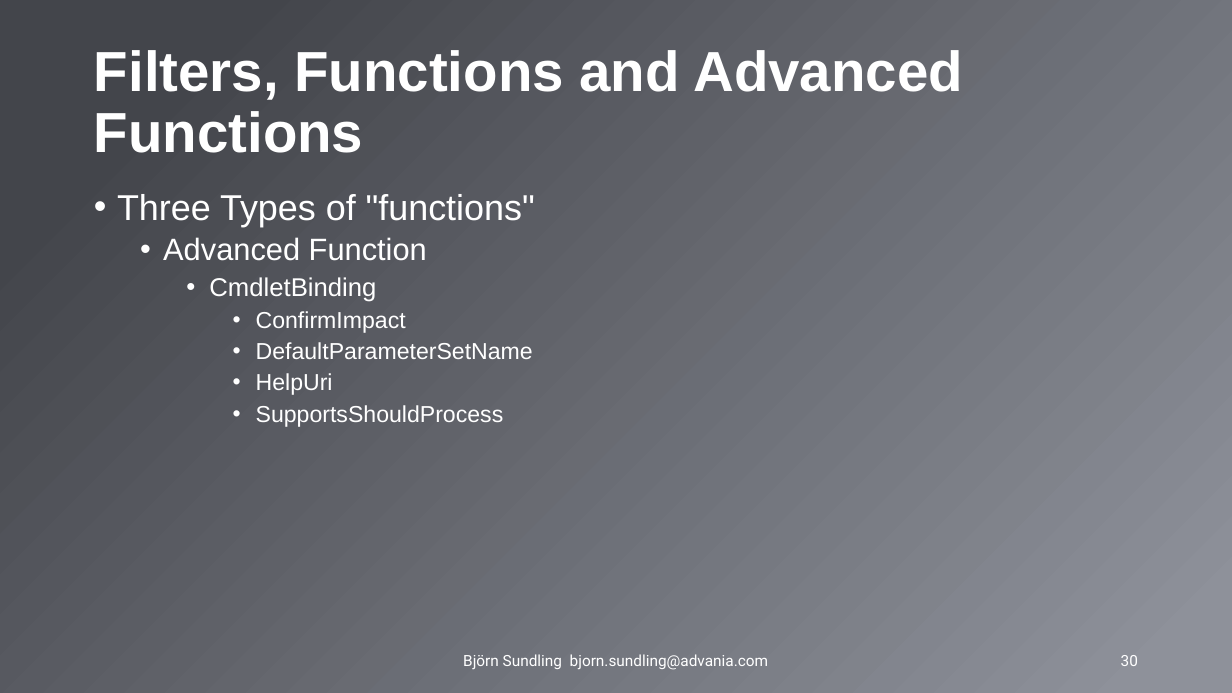
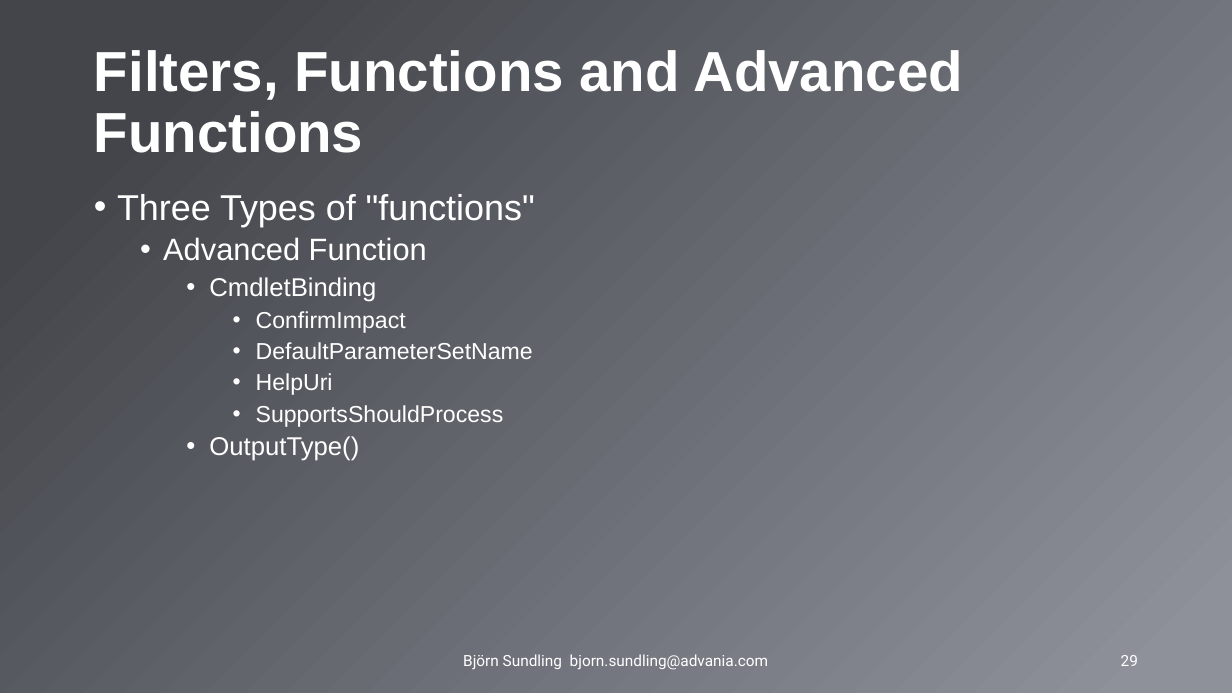
Before and after one commit to AdvaniaSE/PowerShellAdvancedFundamentals, a slide deck: slide 29 of PowerShell Advanced Fundamentals.pptx (slide 30 before the commit). Drawn at 1232x693 pixels with LibreOffice and Linux fonts; fonts in the diff are those of the drawing; background and template pictures are left out. Boxes give left, top, right and bottom in pixels: in the first picture for what was removed or moved away, otherwise in the second. Text is boxed around its words. In the diff, an @@ line names an element or a change of style, - is before the commit and + after.

```diff
--- a/PowerShell Advanced Fundamentals.pptx
+++ b/PowerShell Advanced Fundamentals.pptx
@@ text at [209,436,359,461]: paragraph added @@
+    • OutputType()
@@ page number at [1121,655,1138,666]: text changed @@
-30
+29
```
Also in this commit, not shown: 9 other slides changed, 3 slides added.
